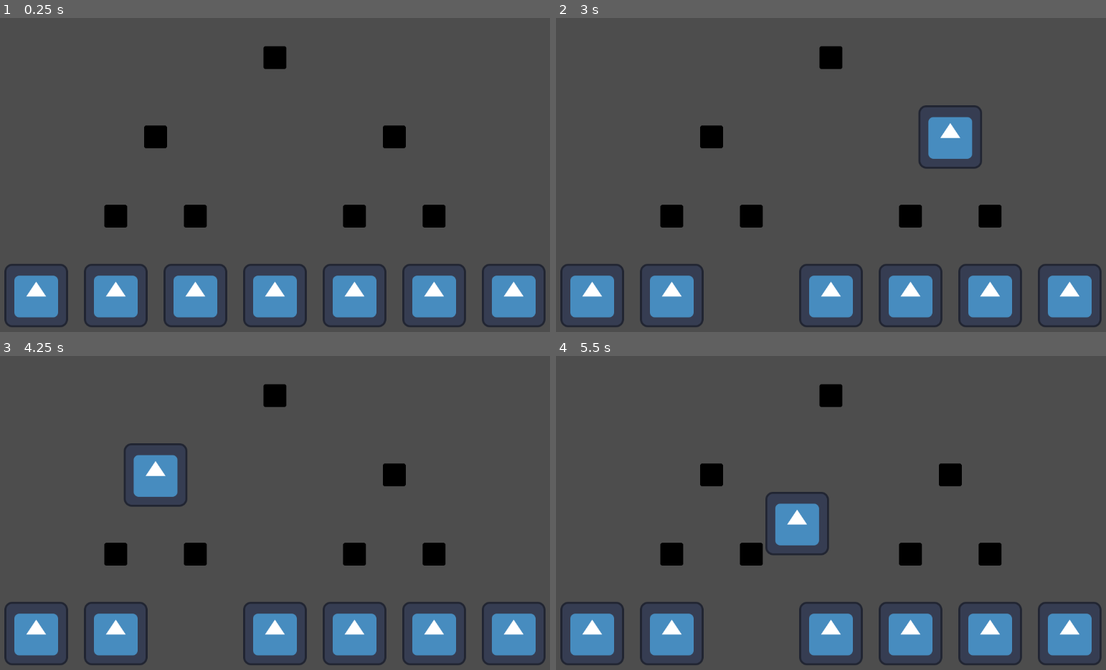
Above: before the commit, frames 1-4 (two rows, left to right).
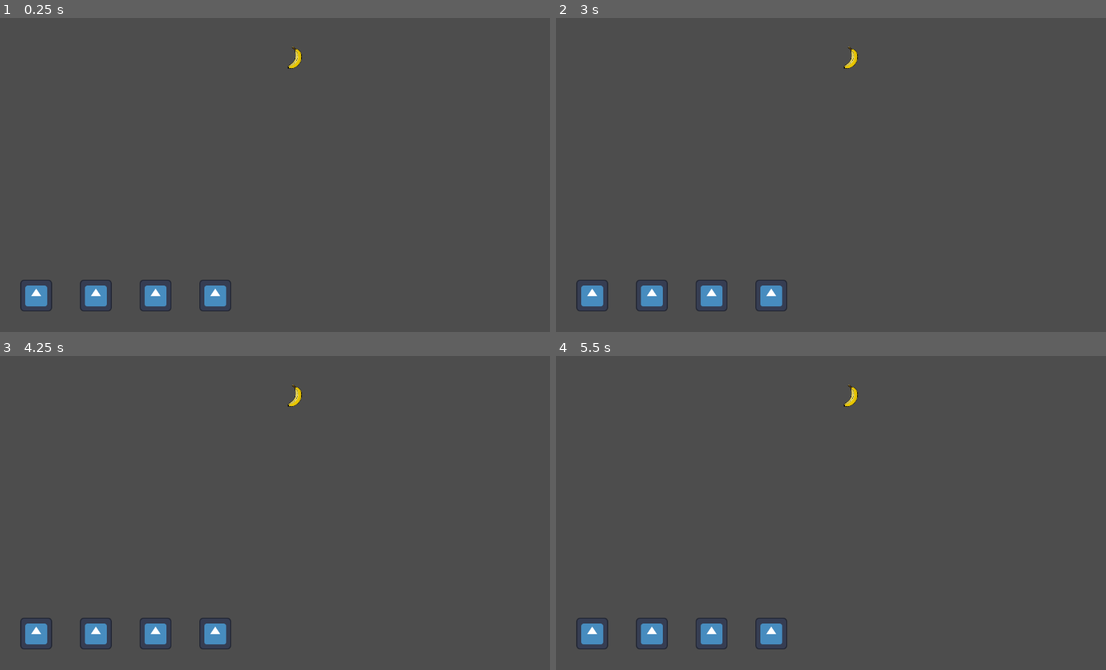
Above: after the commit, the same moments.

Repository: Combativ/AlgoDitTutorial
Game: Godot game, scene res://Assets/Tests/tree_test.tscn
Two runs of this game, one before a commit and one after it. Both use one fixed random seed, a clock stepped at 60 frames per second and the inputs below. Before the commit the project starts from res://Assets/Tests/snapping_test.tscn. The engine's default icon, where the game draws it, is replaced by a stand-in: a white triangle on a blue panel in a dark square.
Inputs (mouse positions are in pixels of both pictures, inside the frame that each line leads up to):
- Up to frame 1 (0.25 s): no input
- Up to frame 2 (3 s): click (754, 294) at 0.52 s; click (754, 294) at 1.27 s; click (754, 294) at 2.02 s; tap Enter at 2.75 s; move the mouse to (963, 162) at 2.77 s
- Up to frame 3 (4.25 s): tap Space at 3.5 s; move the mouse to (170, 531) at 3.52 s
- Up to frame 4 (5.5 s): tap Enter at 4.25 s; move the mouse to (897, 447) at 4.27 s; tap Space at 5 s; move the mouse to (809, 582) at 5.02 s

The runs differ from the first frame. In frame 1, 12% of the frame differs, in the area x 0-100%, y 8-99%; in frame 2, 12%; in frame 3, 12%; in frame 4, 12%.

Commit message:
Dyn. Baumstruktur und Inventar implementiert
Der Baum baut sich nun dynamisch auf und ab, und wenn man ein Knoten-Element entfernt, welches weitere Knoten darunter hatte, dann landen diese automatisch wieder im Inventar.

Diff:
--- a/Assets/Tests/drag_and_snap.gd
+++ b/Assets/Tests/drag_and_snap.gd
@@ -1,9 +1,9 @@
 # This script handles the dragging and dropping, as well as sending signals on certain actions
-
 # The functionality is based on an invisible button that registers mouse press and release
-extends Area2D
+extends Node
 
 
+var master
 var dragMask: Button # The invisible button object
 
 var is_being_dragged: bool
@@ -13,8 +13,10 @@
 
 # Called when the node enters the scene tree for the first time.
 func _ready() -> void:
-	dragMask = $DragMask
-	add_to_group("Snapper", true)
+	master = get_parent()
+
+	dragMask = master.get_node("DragMask")
+	master.add_to_group("Snapper")
 	is_being_dragged = false
 
 
@@ -22,22 +24,24 @@
 func _process(delta: float) -> void:
 	# Set the object to the mouse's position, retaining the mouse offset
 	if (is_being_dragged):
-		position = get_global_mouse_position() - mouse_offset
+		master.position = master.get_global_mouse_position() - mouse_offset
+
 
 # Start of a Drag and Drop action
 func _on_button_down() -> void:
-	mouse_offset = get_local_mouse_position()
-	dragged_from_pos = get_global_mouse_position()
-	z_index += 1 # to make it appear on top while dragging
-	SignalBus.snapper_dragged.emit(self)
+	mouse_offset = master.get_local_mouse_position()
+	dragged_from_pos = master.get_global_mouse_position()
+	master.z_index += 1 # to make it appear on top while dragging
+	SignalBus.snapper_dragged.emit(master)
 	is_being_dragged = true
+
 
 # End of a Drag and Drop action
 func _on_button_up() -> void:
-	z_index -= 1 # counterpart to z_index += 1 on _on_button_down()
-	var overlapping_areas = get_overlapping_areas()
+	master.z_index -= 1 # counterpart to z_index += 1 on _on_button_down()
+	var overlapping_areas = master.get_overlapping_areas()
 	for area2d in overlapping_areas:
 		if (area2d.is_in_group("SnapTarget")):
-			SignalBus.snapper_released_on_snapTarget.emit(self, area2d)
+			SignalBus.snapper_released_on_snapTarget.emit(master, area2d)
 			break
 	is_being_dragged = false
--- /dev/null
+++ b/Assets/Tests/helper.gd
@@ -0,0 +1,25 @@
+# This script contains methods to make my life easier. This script must be an Autoload Singleton
+# so these methods can be accessed anytime and anywhere.
+
+extends Node
+
+
+# disable and enable a node. Makes it invisible and deactivates all of it's functionalities
+func disable_and_hide_node(node:Node) -> void:
+	node.set_process_mode(Node.PROCESS_MODE_DISABLED)
+	node.hide()
+
+func enable_and_show_node(node:Node) -> void:
+	node.set_process_mode(Node.PROCESS_MODE_INHERIT)
+	node.show()
+
+
+# get all children and sub-children of a given node, returned in an array
+# I did not write this myself, but edited some parts. Source can be found at:
+# https://forum.godotengine.org/t/how-to-get-all-children-from-a-node/18587/2
+func get_all_children(node, arr:=[], depth:=0):
+	if (depth != 0):
+		arr.push_back(node)
+	for child in node.get_children():
+		arr = get_all_children(child, arr, depth+1)
+	return arr
--- /dev/null
+++ b/Assets/Tests/inventory.gd
@@ -0,0 +1,22 @@
+# This script handles moving freed Snappers back to the inventory
+
+extends Node2D
+
+func _ready() -> void:
+	SignalBus.snapper_freed.connect(_on_snapper_freed)
+
+	# move all Snappers into the inventory at the start
+	for snapper in $"../SnapperContainer".get_children():
+		_on_snapper_freed(snapper)
+
+
+# This method is called, when a Snapper was kicked from the tree
+# (i.e. by removing a Snapper that hat Snappers below it)
+# This method loops through all SnapTarget children and puts the freed Snapper in any
+# unoccupied Slot
+func _on_snapper_freed(snapper) -> void:
+	for child in Helper.get_all_children(self):
+		if (child.name == "snap_target_script"):
+			if (child.occupied == false):
+				child.accept_snapper(snapper)
+				break
--- a/Assets/Tests/signal_bus.gd
+++ b/Assets/Tests/signal_bus.gd
@@ -4,6 +4,14 @@
 
 # This signal is emitted when a snapper object is released on a SnapTarget after a Drag and Drop action
 signal snapper_released_on_snapTarget(snapper, snapTarget)
+
 # This signal is emitted as soon as a snapper is being dragged
 signal snapper_dragged(snapper)
-#This
+
+# This signal is emitted when a snapTarget is being told to release their Snapper Object
+signal snapTarget_kick_snapper(snapTarget)
+
+# This signal is emitted when a Snapper object was freed without explicitly dragging it
+# (i.e. when dragging a Snapper that has more Snappers below it)
+# This is used to signal to the Snappers to move back to the inventory
+signal snapper_freed(snapper)
--- a/Assets/Tests/snap_target.gd
+++ b/Assets/Tests/snap_target.gd
@@ -1,36 +1,58 @@
 # This class can be attached to any CollisionObject to make it a SnapTarget, meaning
 # "Snapper" objects can snap to it.
 # This script makes sure that only one object can be snapped to a SnapTarget at once
-# and emits a signal to the Control object to update the scene hierarchy
 
-class_name SnapTarget
+class_name SnapTargetScript
 
-extends Area2D
+extends Node
 
 
+signal occupied_true
+signal occupied_false
+
+var master
 var occupied: bool = false
 var snapperObject = null
 
 # Called when the node enters the scene tree for the first time.
 func _ready() -> void:
-	add_to_group("SnapTarget", true)
+	master = get_parent()
+
+	master.add_to_group("SnapTarget")
 	SignalBus.snapper_released_on_snapTarget.connect(_on_snapper_released_on_snapTarget)
 	SignalBus.snapper_dragged.connect(_on_snapper_dragged)
 
-
-# Called every frame. 'delta' is the elapsed time since the previous frame.
-func _process(delta: float) -> void:
-	pass
+	# This signal only comes to play if the SnapTarget is a TreeSnapTarget
+	# Other SnapTarget can ignore this function
+	SignalBus.snapTarget_kick_snapper.connect(_on_kick_snapper)
 
 
 func _on_snapper_released_on_snapTarget(snapper, snapTarget) -> void:
-	if (snapTarget == self && not occupied):
-		snapper.position = position
-		snapperObject = snapper
-		occupied = true
+	if (snapTarget == master && not occupied):
+		accept_snapper(snapper)
 
 
 func _on_snapper_dragged(snapper: Variant) -> void:
 	if (snapper == snapperObject):
 		snapperObject = null
 		occupied = false
+
+		occupied_false.emit()
+
+
+# This function snaps a Snapper to this SnapTarget and does the paperwork
+func accept_snapper(snapper) -> void:
+	snapper.position = master.global_position
+	snapperObject = snapper
+	occupied = true
+
+	occupied_true.emit()
+
+
+# This function only comes to play if the SnapTarget is a TreeSnapTarget
+# Other SnapTarget can ignore this function
+func _on_kick_snapper(snapTarget) -> void:
+	if (snapTarget == master && occupied == true):
+		SignalBus.snapper_freed.emit(snapperObject)
+		snapperObject = null
+		occupied = false
--- a/snap_target.tscn
+++ b/Assets/Tests/snap_target.tscn
@@ -7,7 +7,6 @@
 size = Vector2(46, 47)
 
 [node name="SnapTarget" type="Area2D"]
-script = ExtResource("1_6t8o8")
 metadata/_edit_group_ = true
 
 [node name="CollisionShape2D" type="CollisionShape2D" parent="."]
@@ -18,3 +17,6 @@
 self_modulate = Color(0, 0, 0, 1)
 scale = Vector2(0.365, 0.365)
 texture = ExtResource("1_w1721")
+
+[node name="snap_target_script" type="Node" parent="."]
+script = ExtResource("1_6t8o8")
--- a/Assets/Tests/control.gd
+++ b/Assets/Tests/snapper.gd
@@ -1,4 +1,4 @@
-extends Node
+extends Area2D
 
 
 # Called when the node enters the scene tree for the first time.
@@ -11,5 +11,5 @@
 	pass
 
 
-func _on_snap_target_snapped(snapperObject: Variant, snapTargetObject: Variant) -> void:
-	pass
+func _on_kicked_snapper() -> void:
+	print("lol")
--- a/Assets/Tests/snapper.tscn
+++ b/Assets/Tests/snapper.tscn
@@ -1,28 +1,33 @@
-[gd_scene load_steps=4 format=3 uid="uid://dhrv6jgwyaplb"]
+[gd_scene load_steps=5 format=3 uid="uid://dhrv6jgwyaplb"]
 
 [ext_resource type="Script" path="res://Assets/Tests/drag_and_snap.gd" id="1_63bsi"]
+[ext_resource type="Script" path="res://Assets/Tests/snapper.gd" id="1_kjycp"]
 [ext_resource type="Texture2D" uid="uid://dux77h7ihgxnc" path="res://icon.svg" id="2_7pvhh"]
 
 [sub_resource type="RectangleShape2D" id="RectangleShape2D_yeaq3"]
-size = Vector2(128, 128)
+size = Vector2(64, 64)
 
 [node name="Snapper" type="Area2D"]
 z_index = 1
+script = ExtResource("1_kjycp")
+metadata/_edit_group_ = true
+
+[node name="drag_and_snap_script" type="Node" parent="."]
 script = ExtResource("1_63bsi")
-metadata/_edit_group_ = true
 
 [node name="DragMask" type="Button" parent="."]
 self_modulate = Color(1, 1, 1, 0)
-offset_left = -64.0
-offset_top = -64.0
-offset_right = 64.0
-offset_bottom = 64.0
+offset_left = -32.0
+offset_top = -32.0
+offset_right = 32.0
+offset_bottom = 32.0
 
 [node name="CollisionShape2D" type="CollisionShape2D" parent="."]
 shape = SubResource("RectangleShape2D_yeaq3")
 
 [node name="Sprite2D" type="Sprite2D" parent="."]
+scale = Vector2(0.5, 0.5)
 texture = ExtResource("2_7pvhh")
 
-[connection signal="button_down" from="DragMask" to="." method="_on_button_down"]
-[connection signal="button_up" from="DragMask" to="." method="_on_button_up"]
+[connection signal="button_down" from="DragMask" to="drag_and_snap_script" method="_on_button_down"]
+[connection signal="button_up" from="DragMask" to="drag_and_snap_script" method="_on_button_up"]
--- a/Assets/Tests/snapping_test.tscn
+++ b/Assets/Tests/snapping_test.tscn
@@ -1,56 +1,124 @@
-[gd_scene load_steps=4 format=3 uid="uid://bhindg3qte46a"]
+[gd_scene load_steps=3 format=3 uid="uid://bhindg3qte46a"]
 
-[ext_resource type="Script" path="res://Assets/Tests/control.gd" id="1_1aj8j"]
-[ext_resource type="PackedScene" uid="uid://bvc8rgpppkr2a" path="res://snap_target.tscn" id="1_ag7tk"]
+[ext_resource type="PackedScene" uid="uid://bvc8rgpppkr2a" path="res://Assets/Tests/snap_target.tscn" id="1_ag7tk"]
 [ext_resource type="PackedScene" uid="uid://dhrv6jgwyaplb" path="res://Assets/Tests/snapper.tscn" id="2_4n8nh"]
 
 [node name="SnappingTest" type="Node2D"]
 
-[node name="Control" type="Node" parent="."]
-script = ExtResource("1_1aj8j")
-
 [node name="SnapperContainer" type="Node" parent="."]
 
 [node name="Snapper" parent="SnapperContainer" instance=ExtResource("2_4n8nh")]
-position = Vector2(400, 560)
+position = Vector2(240, 800)
 
 [node name="Snapper2" parent="SnapperContainer" instance=ExtResource("2_4n8nh")]
-position = Vector2(240, 560)
+position = Vector2(160, 800)
 
 [node name="Snapper3" parent="SnapperContainer" instance=ExtResource("2_4n8nh")]
-position = Vector2(80, 560)
+position = Vector2(80, 800)
 
 [node name="Snapper4" parent="SnapperContainer" instance=ExtResource("2_4n8nh")]
-position = Vector2(1040, 560)
+position = Vector2(560, 800)
 
 [node name="Snapper5" parent="SnapperContainer" instance=ExtResource("2_4n8nh")]
-position = Vector2(880, 560)
+position = Vector2(480, 800)
 
 [node name="Snapper6" parent="SnapperContainer" instance=ExtResource("2_4n8nh")]
-position = Vector2(720, 560)
+position = Vector2(400, 800)
 
 [node name="Snapper7" parent="SnapperContainer" instance=ExtResource("2_4n8nh")]
-position = Vector2(560, 560)
+position = Vector2(320, 800)
 
 [node name="SnapTargetContainer" type="Node" parent="."]
 
-[node name="SnapTarget" parent="SnapTargetContainer" instance=ExtResource("1_ag7tk")]
-position = Vector2(560, 80)
+[node name="root" parent="SnapTargetContainer" instance=ExtResource("1_ag7tk")]
+position = Vector2(800, 80)
 
-[node name="SnapTarget2" parent="SnapTargetContainer" instance=ExtResource("1_ag7tk")]
-position = Vector2(800, 240)
+[node name="lChild" parent="SnapTargetContainer/root" instance=ExtResource("1_ag7tk")]
+position = Vector2(-320, 120)
 
-[node name="SnapTarget3" parent="SnapTargetContainer" instance=ExtResource("1_ag7tk")]
-position = Vector2(320, 240)
+[node name="lChild" parent="SnapTargetContainer/root/lChild" instance=ExtResource("1_ag7tk")]
+position = Vector2(-160, 120)
 
-[node name="SnapTarget4" parent="SnapTargetContainer" instance=ExtResource("1_ag7tk")]
-position = Vector2(880, 400)
+[node name="lChild" parent="SnapTargetContainer/root/lChild/lChild" instance=ExtResource("1_ag7tk")]
+position = Vector2(-80, 120)
 
-[node name="SnapTarget5" parent="SnapTargetContainer" instance=ExtResource("1_ag7tk")]
-position = Vector2(720, 400)
+[node name="lChild" parent="SnapTargetContainer/root/lChild/lChild/lChild" instance=ExtResource("1_ag7tk")]
+position = Vector2(-40, 120)
 
-[node name="SnapTarget6" parent="SnapTargetContainer" instance=ExtResource("1_ag7tk")]
-position = Vector2(400, 400)
+[node name="rChild" parent="SnapTargetContainer/root/lChild/lChild/lChild" instance=ExtResource("1_ag7tk")]
+position = Vector2(40, 120)
 
-[node name="SnapTarget7" parent="SnapTargetContainer" instance=ExtResource("1_ag7tk")]
-position = Vector2(240, 400)
+[node name="rChild" parent="SnapTargetContainer/root/lChild/lChild" instance=ExtResource("1_ag7tk")]
+position = Vector2(80, 120)
+
+[node name="lChild" parent="SnapTargetContainer/root/lChild/lChild/rChild" instance=ExtResource("1_ag7tk")]
+position = Vector2(-40, 120)
+
+[node name="rChild" parent="SnapTargetContainer/root/lChild/lChild/rChild" instance=ExtResource("1_ag7tk")]
+position = Vector2(40, 120)
+
+[node name="rChild" parent="SnapTargetContainer/root/lChild" instance=ExtResource("1_ag7tk")]
+position = Vector2(160, 120)
+
+[node name="lChild" parent="SnapTargetContainer/root/lChild/rChild" instance=ExtResource("1_ag7tk")]
+position = Vector2(-80, 120)
+
+[node name="lChild" parent="SnapTargetContainer/root/lChild/rChild/lChild" instance=ExtResource("1_ag7tk")]
+position = Vector2(-40, 120)
+
+[node name="rChild" parent="SnapTargetContainer/root/lChild/rChild/lChild" instance=ExtResource("1_ag7tk")]
+position = Vector2(40, 120)
+
+[node name="rChild" parent="SnapTargetContainer/root/lChild/rChild" instance=ExtResource("1_ag7tk")]
+position = Vector2(80, 120)
+
+[node name="lChild" parent="SnapTargetContainer/root/lChild/rChild/rChild" instance=ExtResource("1_ag7tk")]
+position = Vector2(-40, 120)
+
+[node name="rChild" parent="SnapTargetContainer/root/lChild/rChild/rChild" instance=ExtResource("1_ag7tk")]
+position = Vector2(40, 120)
+
+[node name="rChild" parent="SnapTargetContainer/root" instance=ExtResource("1_ag7tk")]
+position = Vector2(320, 120)
+
+[node name="lChild" parent="SnapTargetContainer/root/rChild" instance=ExtResource("1_ag7tk")]
+position = Vector2(-160, 120)
+
+[node name="lChild" parent="SnapTargetContainer/root/rChild/lChild" instance=ExtResource("1_ag7tk")]
+position = Vector2(-80, 120)
+
+[node name="lChild" parent="SnapTargetContainer/root/rChild/lChild/lChild" instance=ExtResource("1_ag7tk")]
+position = Vector2(-40, 120)
+
+[node name="rChild" parent="SnapTargetContainer/root/rChild/lChild/lChild" instance=ExtResource("1_ag7tk")]
+position = Vector2(40, 120)
+
+[node name="rChild" parent="SnapTargetContainer/root/rChild/lChild" instance=ExtResource("1_ag7tk")]
+position = Vector2(80, 120)
+
+[node name="lChild" parent="SnapTargetContainer/root/rChild/lChild/rChild" instance=ExtResource("1_ag7tk")]
+position = Vector2(-40, 120)
+
+[node name="rChild" parent="SnapTargetContainer/root/rChild/lChild/rChild" instance=ExtResource("1_ag7tk")]
+position = Vector2(40, 120)
+
+[node name="rChild" parent="SnapTargetContainer/root/rChild" instance=ExtResource("1_ag7tk")]
+position = Vector2(160, 120)
+
+[node name="lChild" parent="SnapTargetContainer/root/rChild/rChild" instance=ExtResource("1_ag7tk")]
+position = Vector2(-80, 120)
+
+[node name="lChild" parent="SnapTargetContainer/root/rChild/rChild/lChild" instance=ExtResource("1_ag7tk")]
+position = Vector2(-40, 120)
+
+[node name="rChild" parent="SnapTargetContainer/root/rChild/rChild/lChild" instance=ExtResource("1_ag7tk")]
+position = Vector2(40, 120)
+
+[node name="rChild" parent="SnapTargetContainer/root/rChild/rChild" instance=ExtResource("1_ag7tk")]
+position = Vector2(80, 120)
+
+[node name="lChild" parent="SnapTargetContainer/root/rChild/rChild/rChild" instance=ExtResource("1_ag7tk")]
+position = Vector2(-40, 120)
+
+[node name="rChild" parent="SnapTargetContainer/root/rChild/rChild/rChild" instance=ExtResource("1_ag7tk")]
+position = Vector2(40, 120)
--- /dev/null
+++ b/Assets/Tests/tree_node.gd
@@ -0,0 +1,32 @@
+# This script handles the hiding and showing of the TreeNode children as well as signaling
+# to the snappers to snap back to the invontory, when their parent is removed
+
+extends Area2D
+
+
+# Called when the node enters the scene tree for the first time.
+func _ready() -> void:
+	# TreeSnapTarget is also a SnapTarget
+	add_to_group("SnapTarget", true)
+
+	# hide TreeSnapTarget children on start
+	for child in get_children():
+		if child.is_in_group("SnapTarget"):
+			Helper.disable_and_hide_node(child)
+
+
+
+func _on_snap_target_script_occupied_true() -> void:
+	# show direct TreeSnapTarget children
+	for child in get_children():
+		if child.is_in_group("SnapTarget"):
+			Helper.enable_and_show_node(child)
+
+
+func _on_snap_target_script_occupied_false() -> void:
+	# Hide all TreeSnapTarget children and sub-children send a signal to them kick their Snappers
+	for snapTarget in Helper.get_all_children(self):
+		if (snapTarget.is_in_group("SnapTarget") && snapTarget.is_class("Area2D")):
+
+			SignalBus.snapTarget_kick_snapper.emit(snapTarget)
+			Helper.disable_and_hide_node(snapTarget)
--- /dev/null
+++ b/Assets/Tests/tree_node.tscn
@@ -0,0 +1,25 @@
+[gd_scene load_steps=5 format=3 uid="uid://eu8sigjhnj2"]
+
+[ext_resource type="Script" path="res://Assets/Tests/snap_target.gd" id="1_ibjt0"]
+[ext_resource type="Script" path="res://Assets/Tests/tree_node.gd" id="1_ucuf1"]
+[ext_resource type="Texture2D" uid="uid://bn4nr4230q1he" path="res://Assets/Tests/Banane.png" id="2_3tyjc"]
+
+[sub_resource type="RectangleShape2D" id="RectangleShape2D_t8jsw"]
+size = Vector2(46, 46)
+
+[node name="TreeSnapTarget" type="Area2D"]
+script = ExtResource("1_ucuf1")
+metadata/_edit_group_ = true
+
+[node name="SnapTargetScript" type="Node" parent="."]
+script = ExtResource("1_ibjt0")
+
+[node name="CollisionShape2D" type="CollisionShape2D" parent="."]
+shape = SubResource("RectangleShape2D_t8jsw")
+
+[node name="Sprite2D" type="Sprite2D" parent="."]
+scale = Vector2(0.27, 0.27)
+texture = ExtResource("2_3tyjc")
+
+[connection signal="occupied_false" from="SnapTargetScript" to="." method="_on_snap_target_script_occupied_false"]
+[connection signal="occupied_true" from="SnapTargetScript" to="." method="_on_snap_target_script_occupied_true"]
--- /dev/null
+++ b/Assets/Tests/tree_test.tscn
@@ -0,0 +1,62 @@
+[gd_scene load_steps=5 format=3 uid="uid://caglc8uk2g50v"]
+
+[ext_resource type="PackedScene" uid="uid://dhrv6jgwyaplb" path="res://Assets/Tests/snapper.tscn" id="1_2n0wi"]
+[ext_resource type="PackedScene" uid="uid://eu8sigjhnj2" path="res://Assets/Tests/tree_node.tscn" id="2_uyx8u"]
+[ext_resource type="Script" path="res://Assets/Tests/inventory.gd" id="3_4cf83"]
+[ext_resource type="PackedScene" uid="uid://bvc8rgpppkr2a" path="res://Assets/Tests/snap_target.tscn" id="3_y7bwm"]
+
+[node name="TreeTest" type="Node2D"]
+
+[node name="SnapperContainer" type="Node2D" parent="."]
+
+[node name="Snapper1" parent="SnapperContainer" instance=ExtResource("1_2n0wi")]
+position = Vector2(80, 480)
+
+[node name="Snapper2" parent="SnapperContainer" instance=ExtResource("1_2n0wi")]
+position = Vector2(160, 480)
+
+[node name="Snapper3" parent="SnapperContainer" instance=ExtResource("1_2n0wi")]
+position = Vector2(240, 480)
+
+[node name="Snapper4" parent="SnapperContainer" instance=ExtResource("1_2n0wi")]
+position = Vector2(320, 480)
+
+[node name="Tree" type="Node2D" parent="."]
+
+[node name="root" parent="Tree" instance=ExtResource("2_uyx8u")]
+position = Vector2(600, 80)
+
+[node name="lChild" parent="Tree/root" instance=ExtResource("2_uyx8u")]
+position = Vector2(-160, 80)
+
+[node name="llChild" parent="Tree/root/lChild" instance=ExtResource("2_uyx8u")]
+position = Vector2(-80, 120)
+
+[node name="lrChild" parent="Tree/root/lChild" instance=ExtResource("2_uyx8u")]
+position = Vector2(80, 120)
+
+[node name="rChild" parent="Tree/root" instance=ExtResource("2_uyx8u")]
+position = Vector2(160, 80)
+
+[node name="rlChild" parent="Tree/root/rChild" instance=ExtResource("2_uyx8u")]
+position = Vector2(-80, 120)
+
+[node name="rrChild" parent="Tree/root/rChild" instance=ExtResource("2_uyx8u")]
+position = Vector2(80, 120)
+
+[node name="Inventory" type="Node2D" parent="."]
+script = ExtResource("3_4cf83")
+
+[node name="SnapTargetContainer" type="Node2D" parent="Inventory"]
+
+[node name="Slot1" parent="Inventory/SnapTargetContainer" instance=ExtResource("3_y7bwm")]
+position = Vector2(80, 560)
+
+[node name="Slot2" parent="Inventory/SnapTargetContainer" instance=ExtResource("3_y7bwm")]
+position = Vector2(200, 560)
+
+[node name="Slot3" parent="Inventory/SnapTargetContainer" instance=ExtResource("3_y7bwm")]
+position = Vector2(320, 560)
+
+[node name="Slot4" parent="Inventory/SnapTargetContainer" instance=ExtResource("3_y7bwm")]
+position = Vector2(440, 560)
--- a/project.godot
+++ b/project.godot
@@ -11,10 +11,15 @@
 [application]
 
 config/name="AlgoDitTutorial"
-run/main_scene="res://Assets/Tests/snapping_test.tscn"
+run/main_scene="res://Assets/Tests/tree_test.tscn"
 config/features=PackedStringArray("4.3", "Forward Plus")
 config/icon="res://icon.svg"
 
 [autoload]
 
 SignalBus="*res://Assets/Tests/signal_bus.gd"
+Helper="*res://Assets/Tests/helper.gd"
+
+[display]
+
+window/size/resizable=false
